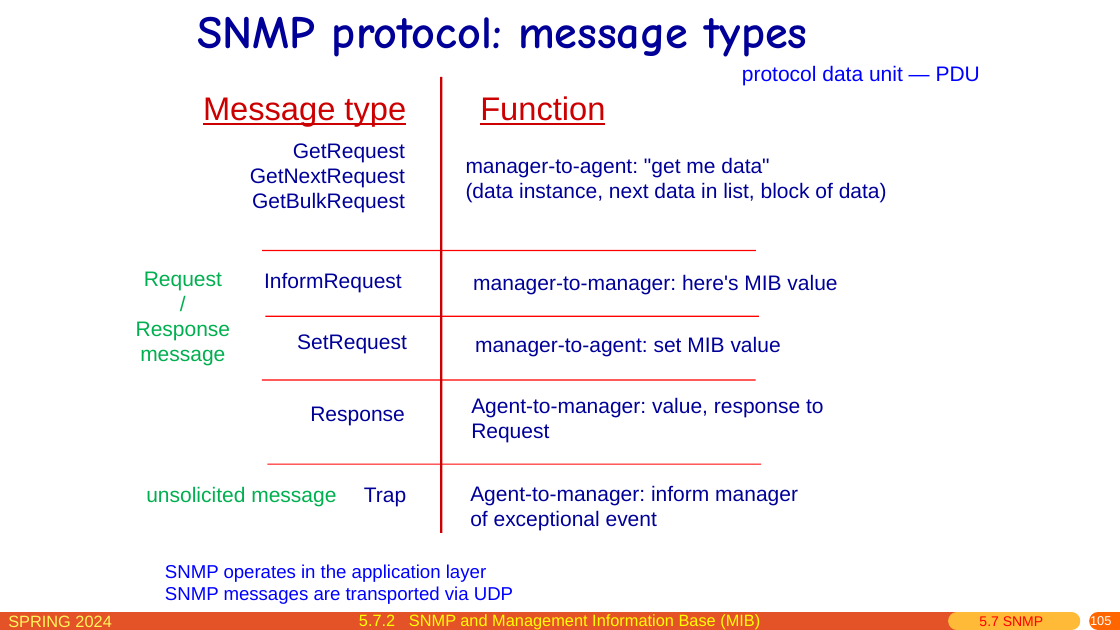
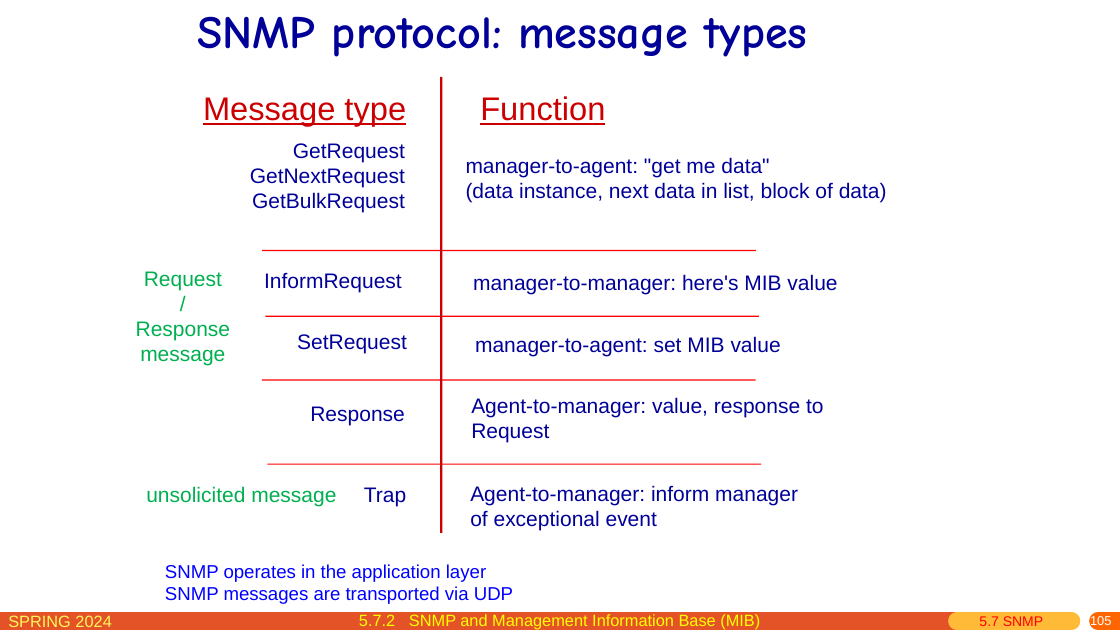
Before and after one commit to network-whu/slides, a slide deck: slide 105 of pptx/chapter5.pptx. Drawn at 1120x630 pixels with LibreOffice and Linux fonts; fonts in the diff are those of the drawing. Boxes give left, top, right and bottom in pixels: in the first picture for what was removed or moved away, otherwise in the second. Text is boxed around its words. In the diff, an @@ line names an element or a change of style, - is before the commit and + after.

```diff
--- a/pptx/chapter5.pptx
+++ b/pptx/chapter5.pptx
@@ text removed at <box>742,65,980,86</box> @@
-protocol data unit — PDU
```
Also in this commit, not shown: 3 other slides changed.
